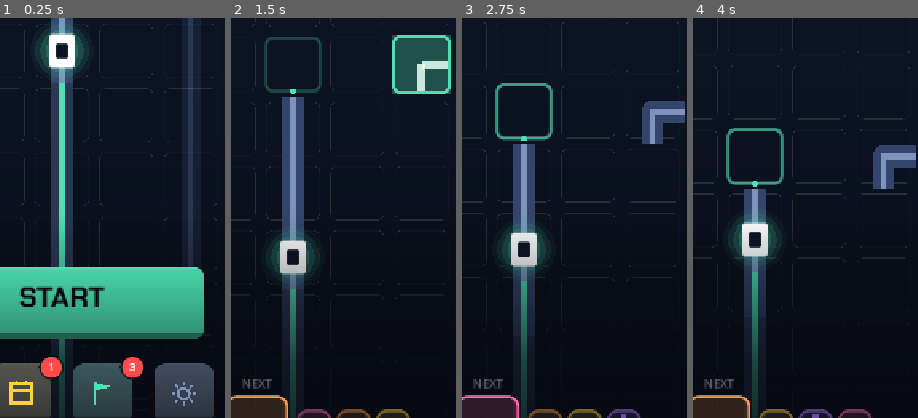
Above: before the commit, frames 1-4 (left to right).
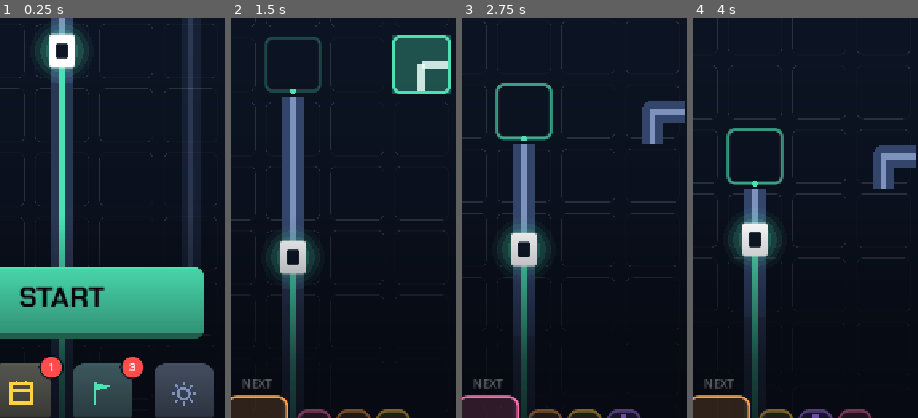
Above: after the commit, the same moments.

Repository: aznoran/piperunner
Game: Godot game, scene res://scenes/Main.tscn
The game is run twice, just before and just after one commit, with the same random seed, the same clock (stepped at 60 frames per second) and the same inputs.
Inputs (mouse positions are % of the whole screen's width and height, from its top left):
- Up to frame 1 (0.25 s): no input
- Up to frame 2 (1.5 s): click "START" at 0.5 s; move the mouse to (72, 45) at 1.27 s; click (72, 45) at 1.42 s
- Up to frame 3 (2.75 s): drag from (30, 55) to (45, 70) at 2.02 s
- Up to frame 4 (4 s): move the mouse to (60, 28) at 2.77 s; click (60, 28) at 2.92 s; drag from (45, 70) to (20, 35) at 3.52 s
The pictures show only the part of the screen within x 36-86%, y 42-92%; the shares and areas given below are measured in that part.

The runs differ from the first frame. In frame 1, 0.1% of the frame differs, in the area x 26-29%, y 12-17%; in frame 2, less than 0.1%; in frame 3, less than 0.1%; in frame 4, 0.1%.

Commit message:
Align the fill with the cart, and curtain the way back from a crash
The green trailed the cart by half a cell. The cart travels centre to centre
while a cell's pipe runs edge to edge, so filling a cell by the same fraction
is off by half of one no matter what the fraction is. The half behind the
cart is now always full, the half ahead fills as it crosses, and once it
passes the boundary the next cell starts filling from its own edge.

Leaving a finished run now fades to black and lands on the title screen
already assembled, instead of animating the camera back out. After a crash
the player is done with that board; scrolling it away replays it. The camera
move stays on the back key, where the run has not started and pulling back
still reads as changing your mind.

input_check needed a longer settle between clicks: the curtain out and back
in outlasts the old gap, so a click landed while the menu was still behind it.

Co-Authored-By: Claude Opus 5 (1M context) <noreply@anthropic.com>
Claude-Session: https://claude.ai/code/session_01CFYbRtdtb1UhkaJakFte7B

Diff:
--- a/scenes/Main.tscn
+++ b/scenes/Main.tscn
@@ -129,5 +129,17 @@
 
 [node name="GameOver" parent="." instance=ExtResource("9_over")]
 
+[node name="Curtain" type="CanvasLayer" parent="."]
+layer = 30
+
+[node name="Fill" type="ColorRect" parent="Curtain"]
+anchors_preset = 15
+anchor_right = 1.0
+anchor_bottom = 1.0
+grow_horizontal = 2
+grow_vertical = 2
+mouse_filter = 2
+color = Color(0, 0, 0, 0)
+
 [node name="InputHandler" type="Node" parent="."]
 script = ExtResource("10_input")
--- a/scripts/board.gd
+++ b/scripts/board.gd
@@ -556,8 +556,13 @@
 	ci.draw_set_transform(Vector2.ZERO, 0.0, Vector2.ONE)
 
 
-## The cell the cart is in: laid down unflooded, then filled with the used
-## colour from the side it entered as far as the cart has actually travelled.
+## Fills the track up to where the cart actually is.
+##
+## The cart travels centre-to-centre while a cell's pipe runs edge-to-edge, so
+## filling a cell by the same fraction left the colour half a cell behind it.
+## Instead: the half already behind the cart is always full, the half ahead
+## fills as it crosses, and once it passes the boundary the next cell starts
+## filling from its own edge.
 func _draw_cart_cell(ci: CanvasItem) -> void:
 	var pipe: PipeCell = pipes.get(cart_fill_cell)
 	if pipe == null:
@@ -570,19 +575,30 @@
 		return
 
 	var reach := cell_size * 0.5
+	var width := cell_size * 0.09
+	var used: Color = _skin.pipe_core_used
 	var in_step: Vector2i = PipeDefs.DIR[cart_fill_entry]
 	var out_step: Vector2i = PipeDefs.DIR[exit]
 	var mouth := centre + Vector2(in_step.x, -in_step.y) * reach
 	var throat := centre + Vector2(out_step.x, -out_step.y) * reach
-	var width := cell_size * 0.09
-	var used: Color = _skin.pipe_core_used
-
-	if cart_fill <= 0.5:
-		ci.draw_line(mouth, mouth.lerp(centre, cart_fill * 2.0), used, width)
-		return
+
 	ci.draw_line(mouth, centre, used, width)
 	ci.draw_circle(centre, width * 0.5, used)
-	ci.draw_line(centre, centre.lerp(throat, (cart_fill - 0.5) * 2.0), used, width)
+	ci.draw_line(centre, centre.lerp(throat, minf(cart_fill * 2.0, 1.0)), used, width)
+
+	if cart_fill <= 0.5:
+		return
+	# Past the boundary: the cart is visually inside the next cell already.
+	var next_cell: Vector2i = cart_fill_cell + PipeDefs.DIR[exit]
+	var next_pipe: PipeCell = pipes.get(next_cell)
+	if next_pipe == null:
+		return
+	var next_centre := cell_to_world(next_cell)
+	var next_entry: int = PipeDefs.OPPOSITE[exit]
+	var next_step: Vector2i = PipeDefs.DIR[next_entry]
+	var next_mouth := next_centre + Vector2(next_step.x, -next_step.y) * reach
+	ci.draw_line(next_mouth, next_mouth.lerp(next_centre, (cart_fill - 0.5) * 2.0),
+		used, width)
 
 
 func _draw_ghost(ci: CanvasItem) -> void:
--- a/scripts/main.gd
+++ b/scripts/main.gd
@@ -19,6 +19,9 @@
 const MENU_CAMERA_ANCHOR := 0.46
 ## Seconds the camera takes to push forward into the run.
 const CAMERA_PUSH := 0.7
+## Curtain timings for the trip back from a finished run.
+const CURTAIN_OUT := 0.26
+const CURTAIN_IN := 0.34
 ## Prototype shake, expressed against its 68 px cell so it scales with layout.
 const SHAKE_REFERENCE_CELL := 68.0
 
@@ -44,6 +47,7 @@
 @onready var _mode_banner: Label = %ModeBanner
 @onready var _background: TextureRect = $Background/Gradient
 @onready var _decor: MenuDecor = $World/Decor
+@onready var _curtain: ColorRect = $Curtain/Fill
 
 var state: State = State.MENU
 
@@ -109,7 +113,7 @@
 	_menu.start_pressed.connect(start_run.bind(false))
 	_menu.daily_pressed.connect(start_run.bind(true))
 	_overlay.retry_pressed.connect(func() -> void: start_run(daily_mode))
-	_overlay.menu_pressed.connect(_show_menu.bind(true))
+	_overlay.menu_pressed.connect(_curtain_to_menu)
 	GameState.best_changed.connect(_hud.set_best)
 	get_viewport().size_changed.connect(_apply_layout)
 
@@ -175,6 +179,20 @@
 	if state == State.PLAYING and started:
 		return
 	_show_menu(true)
+
+
+## Leaves a finished run behind a black curtain rather than by animating the
+## camera back. After a crash the player is done with that board — watching it
+## scroll away replays it. This lands them on the title screen as if they had
+## just opened the game.
+func _curtain_to_menu() -> void:
+	_curtain.color.a = 0.0
+	var tween := create_tween()
+	tween.tween_property(_curtain, "color:a", 1.0, CURTAIN_OUT) \
+		.set_trans(Tween.TRANS_SINE)
+	tween.tween_callback(func() -> void: _show_menu())
+	tween.tween_property(_curtain, "color:a", 0.0, CURTAIN_IN) \
+		.set_trans(Tween.TRANS_SINE)
 
 
 func _set_camera_anchor(value: float) -> void:
--- a/tests/input_check.gd
+++ b/tests/input_check.gd
@@ -25,8 +25,10 @@
 	if menu == null:
 		menu = main._menu
 
-	# One action every few frames, so the UI settles between them.
-	if frames % 6 != 0:
+	# One action every few frames, so the UI settles between them. The gap has
+	# to outlast the longest transition — the curtain out and back in — or a
+	# click lands while the menu is still behind it.
+	if frames % 22 != 0:
 		return false
 	step += 1
 
